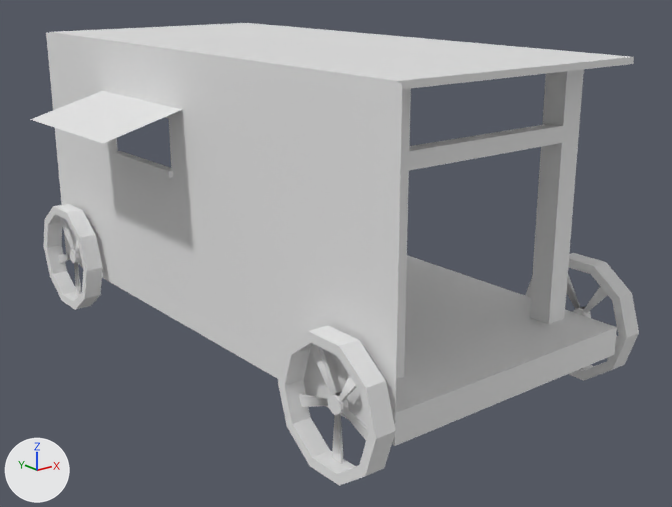
A saved change to the FBX model Assets/Atos/Ato_1_2/carroca.fbx.
The view is the same before and after, from a 50 mm lens placed at (-12.24, -8.78, 5.61), pointed at (-2.54, 3.36, 0.76). Every picture has the same lights, and +X, +Y and +Z are marked at lower left. Where no turn or scale is listed for an object, it has been applied to the vertices.

The older version as bpy lines, for what is in view:
```python
ob_cube = bpy.data.objects.new('Cube', me_cube_001)
ob_cube.location = (-2.67, 4.2, -0.07)
ob_cube_001 = bpy.data.objects.new('Cube.001', me_cube_003)
ob_cube_001.location = (-0.89, 0.01, 2.23)
ob_cube_002 = bpy.data.objects.new('Cube.002', me_cube_004)
ob_cube_002.location = (-2.75, -0.06, 3.18)
ob_cube_004 = bpy.data.objects.new('Cube.004', me_cube_006)
ob_cube_004.location = (-5.0, 5.63, 2.31)
ob_plane = bpy.data.objects.new('Plane', me_plane)
ob_plane.location = (-5.0, 3.99, 1.88)
ob_plane_001 = bpy.data.objects.new('Plane.001', me_plane_001)
ob_plane_001.location = (-5.68, 5.54, 3.22)
ob_plane_002 = bpy.data.objects.new('Plane.002', me_plane_002)
ob_plane_002.location = (-2.65, 4.26, 4.31)
ob_roda_carroca = bpy.data.objects.new('Roda-carroca', me_torus_001)
ob_roda_carroca.location = (0.0, 0.0, 0.0)
# me_plane_002
# before: 0 (-2.29, -5.04, 0.0) at pixel (397, 81), 1 (2.29, -5.04, 0.0) at pixel (634, 56), 2 (-2.29, 5.04, 0.0) at pixel (49, 31), 3 (2.29, 5.04, 0.0) at pixel (246, 22), 4 (-2.29, -5.04, -0.1)
# before: 5 (2.29, -5.04, -0.1) at pixel (633, 63), 6 (-2.29, 5.04, -0.1), 7 (2.29, 5.04, -0.1)
```
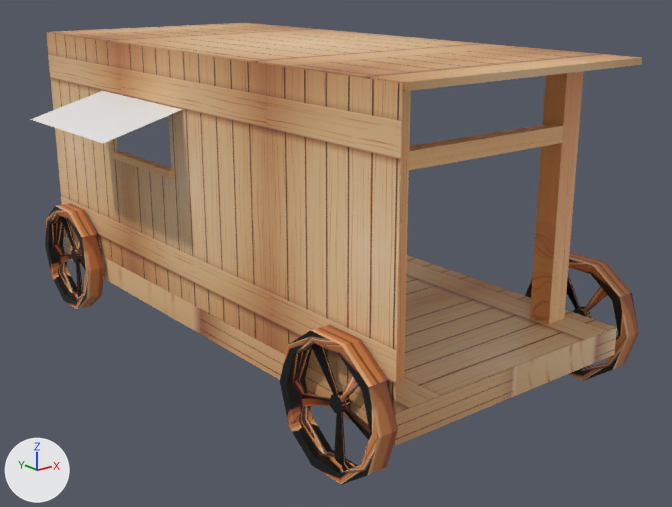
What the commit changed:
Picture 'tabua.jpg' (img_tabua_jpg) is new.
Picture 'madeira2.jpg' (img_madeira2_jpg) is new.
Picture 'roda-de-madeira.png' (img_roda_de_madeira_png) is new.
Material 'Material.002' (mat_material_002) is new.
Its texture is img_tabua_jpg.
Material 'Material.005' (mat_material_005) is new.
Its texture is img_madeira2_jpg.
Material 'Material.001' (mat_material_001) is new.
Its texture is img_roda_de_madeira_png.
me_cube_001 has 8 vertices, 6 faces and spans x -2.33..2.33, y -5.13..5.13, z -0.23..0.23.
me_cube_001 now uses material mat_material_002 (picture img_tabua_jpg).
me_torus_001 has 644 vertices, 704 faces and spans x -5.43..0.11, y -1.05..9.43, z -1.0..1.0.
me_torus_001 now uses material mat_material_001 (picture img_roda_de_madeira_png).
me_cube_003 has 48 vertices, 40 faces and spans x -3.67..0.19, y -0.19..8.77, z -2.07..2.07.
me_cube_003 now uses material mat_material_005 (picture img_madeira2_jpg).
me_cube_004 has 8 vertices, 6 faces and spans x -1.42..1.67, y -0.13..0.13, z -0.13..0.13.
me_cube_004 now uses material mat_material_005 (picture img_madeira2_jpg).
me_plane_002 has 8 vertices, 6 faces and spans x -2.29..2.29, y -5.04..5.04, z -0.1..0.0.
me_plane_002 is used by ob_plane_002; location (-2.65, 4.26, 4.31).
Part 2, on me_plane_002:
Vertices 0, 1, 4, 5 of me_plane_002 move by (0.0, -0.14, 0.0).
Vertices 2, 3, 6, 7 of me_plane_002 move by (0.0, 0.03, 0.0).
me_plane_002 now uses material mat_material_002 (picture img_tabua_jpg).
me_plane has 8 vertices, 4 faces and spans x 0.0, y -4.92..5.34, z -1.71..2.42.
me_plane is used by ob_plane; location (-5.0, 3.99, 1.88).
me_plane part 1: texture (UV) coordinates of 4 of 4 faces, centred in x 0.0, y -2.17..3.93, z -0.61..1.88, changed; they spanned u 0.0..1.0, v 0.0..1.0 and now span u -0.61..1.7, v 0.02..0.98.
me_plane now uses material mat_material_002 (picture img_tabua_jpg).
me_cube_006 has 8 vertices, 6 faces and spans x -0.08..0.08, y -1.1..0.94, z -0.06..0.06.
me_cube_006 now uses material mat_material_005 (picture img_madeira2_jpg).

Changed parts and their boxes [x1, y1, x2, y2] in the pictures (672 x 507 px):
'Plane', recoloured, surface changed (grey to brown): [46, 33, 402, 413] in both
'Cube', recoloured (grey to brown): [64, 236, 617, 446] in both
'Roda-carroca', recoloured (grey to brown): [44, 203, 639, 486] in both
'Plane.002', recoloured, reshaped (white to beige): before [49, 23, 634, 89]; after [49, 23, 642, 91]
'Cube.001', recoloured (grey to brown): [396, 69, 584, 379] in both
'Cube.002', recoloured (grey to brown): [409, 124, 563, 171] in both
'Cube.004', recoloured (grey to brown): [112, 151, 173, 178] in both
